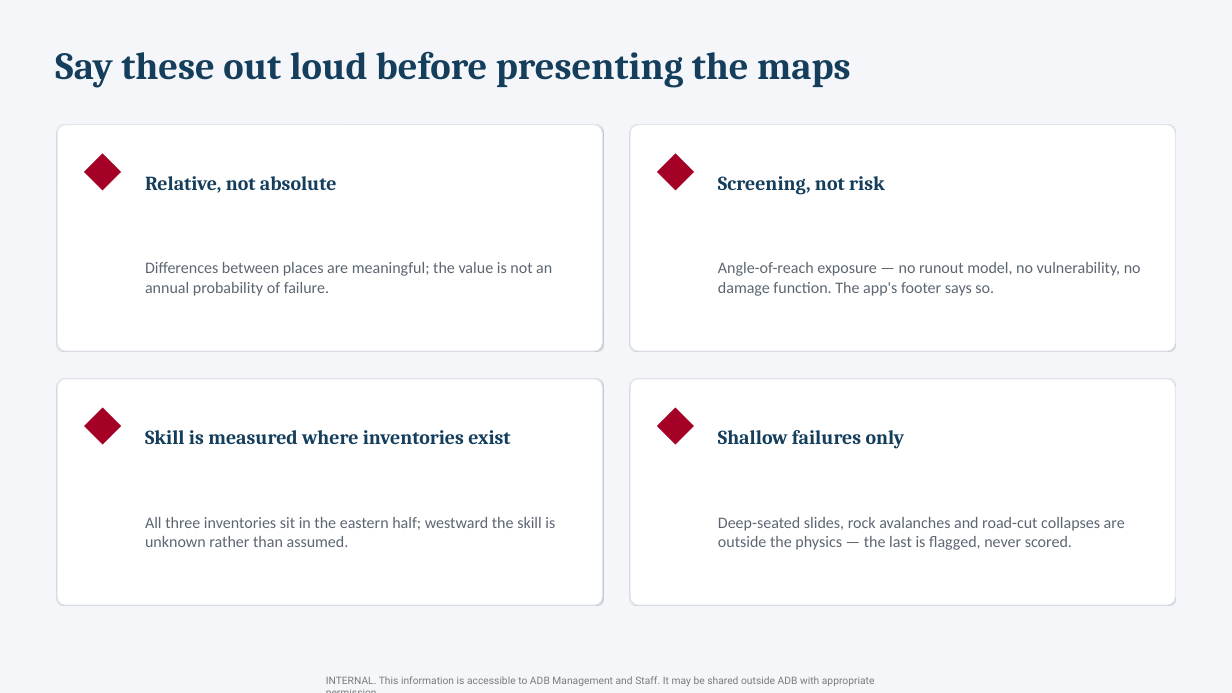
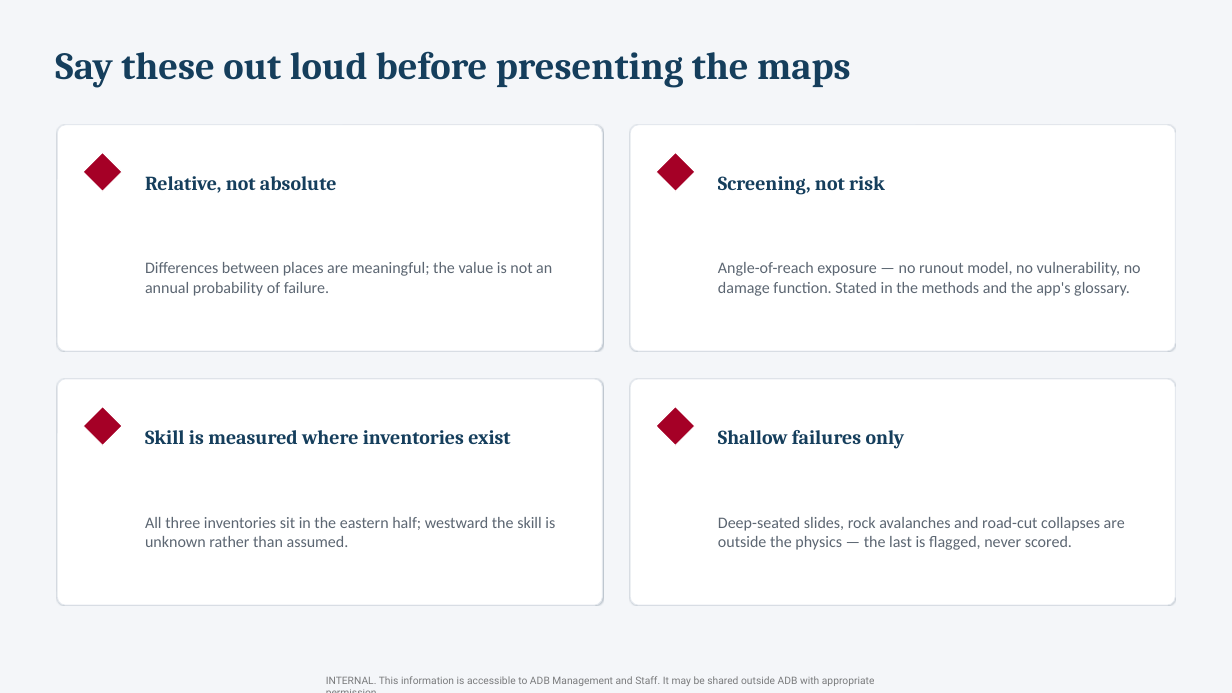
Before and after one commit to ntwarakavi/Himalayas_LandslideRisk, a slide deck: slide 10 of docs/H-SIM_overview.pptx. Drawn at 1232x693 pixels with LibreOffice and Linux fonts; fonts in the diff are those of the drawing. Boxes give left, top, right and bottom in pixels: in the first picture for what was removed or moved away, otherwise in the second. Text is boxed around its words. In the diff, an @@ line names an element or a change of style, - is before the commit and + after.

```diff
--- a/docs/H-SIM_overview.pptx
+++ b/docs/H-SIM_overview.pptx
@@ text at (718, 262, 1141, 296): text changed @@
-Angle-of-reach exposure — no runout model, no vulnerability, no damage function. The app's footer says so.
+Angle-of-reach exposure — no runout model, no vulnerability, no damage function. Stated in the methods and the app's glossary.
```
Also in this commit, not shown: 5 other slides changed.
